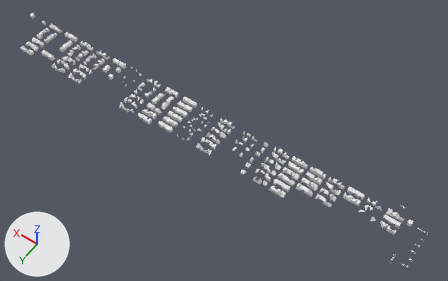
The glTF model public/blocks.glb: old version first, new version second.
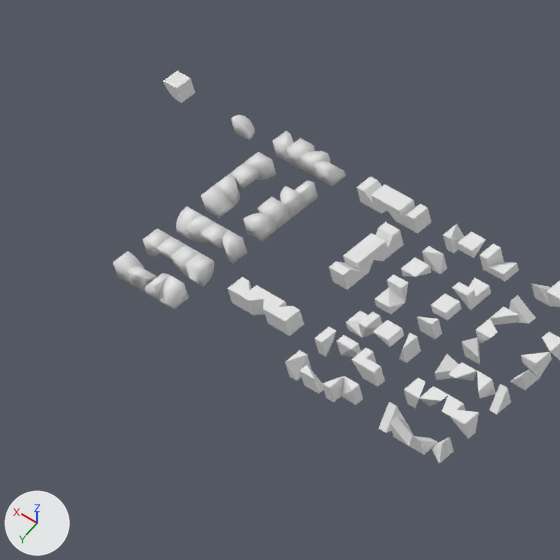
There are two pictures of each version: one whole from a camera (50 mm lens) standing at (-6.9, 81.9, 120.4) and looking at (49.1, 3.3, -3.0), one close up on the part from 0% to 23% of the width and 0% to 36% of the height. The axes (+X, +Y, +Z) are drawn at lower left. The lights are the same throughout. Where no turn or scale is listed for an object, it has been applied to the vertices.

The older version as bpy lines, for what is in view:
```python
ob_roundslopebl = bpy.data.objects.new('RoundSlopeBL', me_cylinder_021)
ob_roundslopebl.location = (110.5, 7.5, 0.5)
ob_roundslopebr = bpy.data.objects.new('RoundSlopeBR', me_cylinder_023)
ob_roundslopebr.location = (108.5, 7.5, 0.5)
ob_roundslopelb = bpy.data.objects.new('RoundSlopeLB', me_cylinder_007)
ob_roundslopelb.location = (108.5, 5.5, 0.5)
ob_roundsloperb = bpy.data.objects.new('RoundSlopeRB', me_cylinder_017)
ob_roundsloperb.location = (111.5, 4.5, 0.5)
ob_roundsloperu = bpy.data.objects.new('RoundSlopeRU', me_cylinder_016)
ob_roundsloperu.location = (111.5, 5.5, 0.5)
ob_roundsloperu.rotation_euler = (0.0, 0.0, -1.571)  # degrees (0, 0, -90)
ob_roundslopeub = bpy.data.objects.new('RoundSlopeUB', me_cylinder_024)
ob_roundslopeub.location = (108.5, 9.5, 0.5)
ob_roundslopeuf = bpy.data.objects.new('RoundSlopeUF', me_cylinder_026)
ob_roundslopeuf.location = (110.5, 9.5, 0.5)
ob_roundslopeul = bpy.data.objects.new('RoundSlopeUL', me_cylinder_027)
ob_roundslopeul.location = (111.5, 9.5, 0.5)
ob_roundslopeur = bpy.data.objects.new('RoundSlopeUR', me_cylinder_025)
ob_roundslopeur.location = (109.5, 9.5, 0.5)
# also in view: 'HalfSlopeInvUB' at (102.5, 9.5, 0.5); 'RoundInvCornerFU' at (119.5, 0.5, 0.5)
```
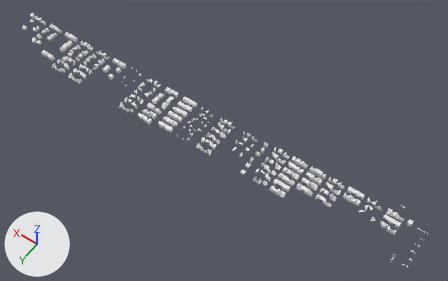
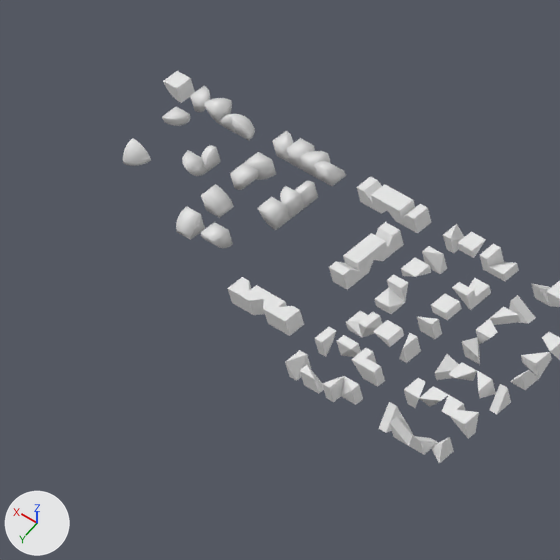
Changed parts and their boxes (x1, y1, x2, y2) in the close-ups (560 x 560 px):
'RoundSlopeDF', deleted: before (159, 275, 189, 309)
'RoundSlopeUB', deleted: before (185, 252, 214, 286)
'RoundSlopeLB', deleted: before (243, 213, 276, 241)
'RoundCornerRU', added: after (123, 138, 151, 166)
'RoundSlopeBR', deleted: before (223, 230, 247, 264)
'RoundCornerFD', added: after (204, 98, 232, 125)
'RoundSlopeDL', deleted: before (113, 251, 144, 285)
'RoundSlopeBL', deleted: before (186, 214, 214, 242)
'RoundSlopeDB', deleted: before (127, 266, 157, 293)
'RoundCornerLD', added: after (182, 150, 207, 176)
'RoundSlopeUR', deleted: before (171, 244, 199, 278)
'RoundSlopeUL', deleted: before (143, 228, 171, 256)
'RoundSlopeRB', deleted: before (216, 174, 240, 206)
'RoundCornerRF', added: after (162, 107, 190, 126)
'RoundCornerFL', added: after (190, 86, 210, 112)
'RoundCornerLF', added: after (201, 145, 221, 172)
'RoundSlopeUF', deleted: before (157, 236, 185, 259)
'RoundSlopeDR', deleted: before (145, 273, 170, 301)
'RoundCornerFR', added: after (221, 114, 240, 133)

The change, as a diff of the scene's bpy script:
```diff
--- a/public/blocks.glb.py
+++ b/public/blocks.glb.py
@@ ob_roundslopelb @@
-ob_roundslopelb = bpy.data.objects.new('RoundSlopeLB', me_cylinder_007)
@@ ob_empty_358 @@
 ob_empty_358 = bpy.data.objects.new('Empty.358', None)
-ob_empty_358.parent = ob_roundslopelb
 ob_empty_358.location = (0.0, 0.0, 0.0)
@@ ob_roundsloperb @@
-ob_roundsloperb = bpy.data.objects.new('RoundSlopeRB', me_cylinder_017)
@@ ob_empty_360 @@
 ob_empty_360 = bpy.data.objects.new('Empty.360', None)
-ob_empty_360.parent = ob_roundsloperb
 ob_empty_360.location = (0.0, 0.0, 0.0)
@@ ob_roundslopebl @@
-ob_roundslopebl = bpy.data.objects.new('RoundSlopeBL', me_cylinder_021)
@@ ob_empty_364 @@
 ob_empty_364 = bpy.data.objects.new('Empty.364', None)
-ob_empty_364.parent = ob_roundslopebl
 ob_empty_364.location = (0.0, 0.0, 0.0)
@@ ob_roundslopebr @@
-ob_roundslopebr = bpy.data.objects.new('RoundSlopeBR', me_cylinder_023)
@@ ob_empty_366 @@
 ob_empty_366 = bpy.data.objects.new('Empty.366', None)
-ob_empty_366.parent = ob_roundslopebr
 ob_empty_366.location = (0.0, 0.0, 0.0)
@@ ob_roundslopeub @@
-ob_roundslopeub = bpy.data.objects.new('RoundSlopeUB', me_cylinder_024)
@@ ob_empty_371 @@
 ob_empty_371 = bpy.data.objects.new('Empty.371', None)
-ob_empty_371.parent = ob_roundslopeub
 ob_empty_371.location = (0.0, 0.0, 0.0)
@@ ob_roundslopeur @@
-ob_roundslopeur = bpy.data.objects.new('RoundSlopeUR', me_cylinder_025)
@@ ob_empty_372 @@
 ob_empty_372 = bpy.data.objects.new('Empty.372', None)
-ob_empty_372.parent = ob_roundslopeur
 ob_empty_372.location = (0.0, 0.0, 0.0)
@@ ob_roundslopeuf @@
-ob_roundslopeuf = bpy.data.objects.new('RoundSlopeUF', me_cylinder_026)
@@ ob_empty_374 @@
 ob_empty_374 = bpy.data.objects.new('Empty.374', None)
-ob_empty_374.parent = ob_roundslopeuf
 ob_empty_374.location = (0.0, 0.0, 0.0)
@@ ob_roundslopeul @@
-ob_roundslopeul = bpy.data.objects.new('RoundSlopeUL', me_cylinder_027)
@@ ob_empty_377 @@
 ob_empty_377 = bpy.data.objects.new('Empty.377', None)
-ob_empty_377.parent = ob_roundslopeul
 ob_empty_377.location = (0.0, 0.0, 0.0)
@@ ob_roundslopedf @@
-ob_roundslopedf = bpy.data.objects.new('RoundSlopeDF', me_cylinder_028)
@@ ob_empty_378 @@
 ob_empty_378 = bpy.data.objects.new('Empty.378', None)
-ob_empty_378.parent = ob_roundslopedf
 ob_empty_378.location = (0.0, 0.0, 0.0)
@@ ob_roundslopedr @@
-ob_roundslopedr = bpy.data.objects.new('RoundSlopeDR', me_cylinder_029)
@@ ob_empty_379 @@
 ob_empty_379 = bpy.data.objects.new('Empty.379', None)
-ob_empty_379.parent = ob_roundslopedr
 ob_empty_379.location = (0.0, 0.0, 0.0)
@@ ob_roundslopedb @@
-ob_roundslopedb = bpy.data.objects.new('RoundSlopeDB', me_cylinder_030)
@@ ob_empty_380 @@
 ob_empty_380 = bpy.data.objects.new('Empty.380', None)
-ob_empty_380.parent = ob_roundslopedb
 ob_empty_380.location = (0.0, 0.0, 0.0)
@@ ob_roundslopedl @@
-ob_roundslopedl = bpy.data.objects.new('RoundSlopeDL', me_cylinder_031)
@@ ob_empty_381 @@
 ob_empty_381 = bpy.data.objects.new('Empty.381', None)
-ob_empty_381.parent = ob_roundslopedl
 ob_empty_381.location = (0.0, 0.0, 0.0)
@@ ob_roundcornerrf @@
+ob_roundcornerrf = bpy.data.objects.new('RoundCornerRF', me_sphere_014)  # 81 vertices, 158 faces; spans x -0.5..0.5, y -0.5..0.5, z -0.5..0.5
+ob_roundcornerrf.location = (117.5, 2.5, 0.5)
@@ ob_roundcornerru @@
+ob_roundcornerru = bpy.data.objects.new('RoundCornerRU', me_sphere_008)  # 81 vertices, 158 faces; spans x -0.5..0.5, y -0.5..0.5, z -0.5..0.5
+ob_roundcornerru.location = (117.5, 5.5, 0.5)
@@ ob_roundcornerld @@
+ob_roundcornerld = bpy.data.objects.new('RoundCornerLD', me_sphere_006)  # 81 vertices, 158 faces; spans x -0.5..0.5, y -0.5..0.5, z -0.5..0.5
+ob_roundcornerld.location = (114.5, 4.5, 0.5)
@@ ob_roundcornerlf @@
+ob_roundcornerlf = bpy.data.objects.new('RoundCornerLF', me_sphere_005)  # 81 vertices, 158 faces; spans x -0.5..0.5, y -0.5..0.5, z -0.5..0.5
+ob_roundcornerlf.location = (114.5, 3.5, 0.5)
@@ ob_roundcornerfl @@
+ob_roundcornerfl = bpy.data.objects.new('RoundCornerFL', me_sphere_003)  # 81 vertices, 158 faces; spans x -0.5..0.5, y -0.5..0.5, z -0.5..0.5
+ob_roundcornerfl.location = (117.5, 0.5, 0.5)
@@ ob_roundcornerfd @@
+ob_roundcornerfd = bpy.data.objects.new('RoundCornerFD', me_sphere_002)  # 81 vertices, 158 faces; spans x -0.5..0.5, y -0.5..0.5, z -0.5..0.5
+ob_roundcornerfd.location = (116.5, 0.5, 0.5)
@@ ob_roundcornerfr @@
+ob_roundcornerfr = bpy.data.objects.new('RoundCornerFR', me_sphere_001)  # 81 vertices, 158 faces; spans x -0.5..0.5, y -0.5..0.5, z -0.5..0.5
+ob_roundcornerfr.location = (115.5, 0.5, 0.5)
```
